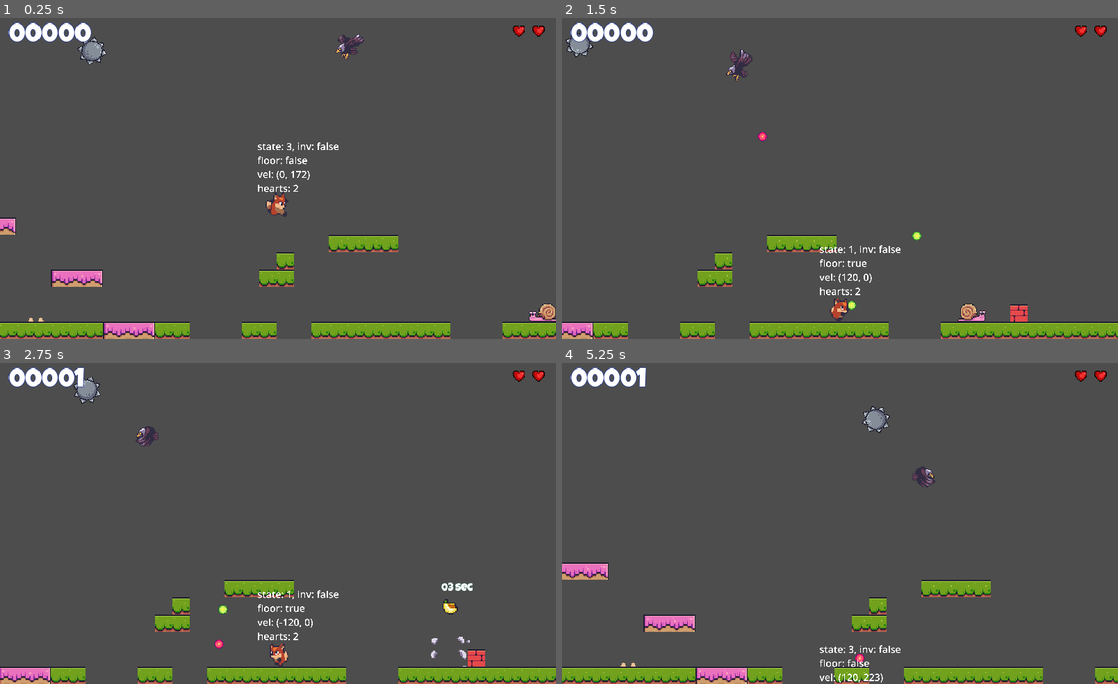
Above: before the commit, frames 1-4 (two rows, left to right).
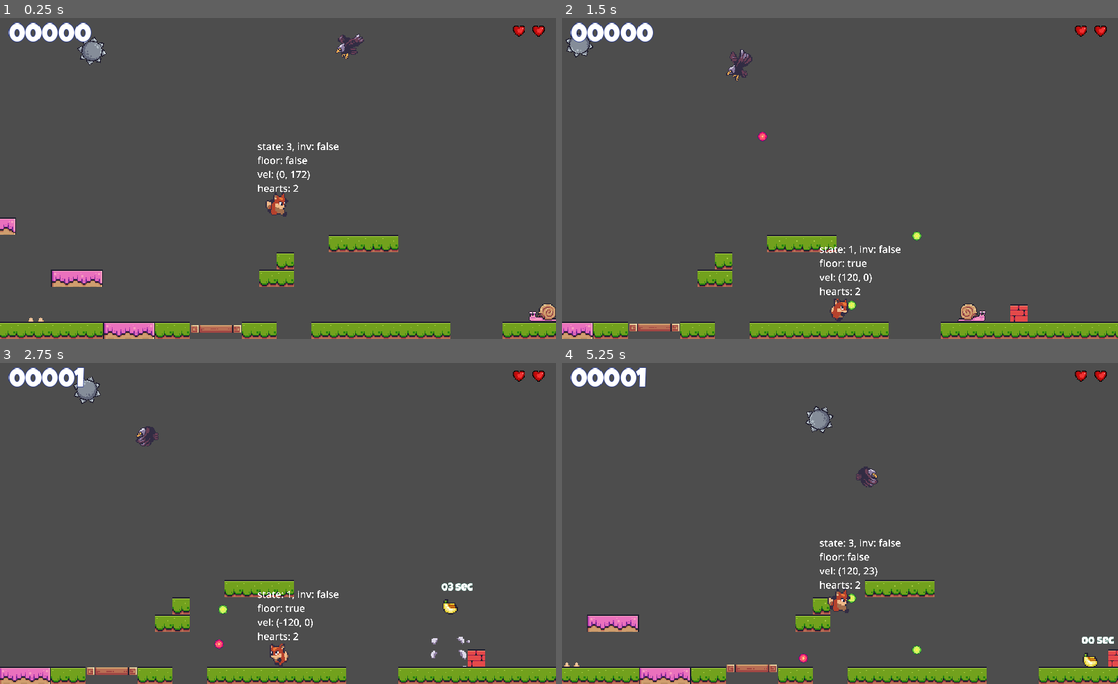
Above: after the commit, the same moments.

Repository: justknick/FoxyAntics
Game: Godot game, scene res://scenes/level_base/level_base.tscn
Same seed, same stepped clock (60 frames per second), same inputs: the game is played once before the commit and once after it.
Inputs:
- Up to frame 1 (0.25 s): no input
- Up to frame 2 (1.5 s): hold D (right) from 0.53 s (still down); tap Ctrl (shoot) at 0.6, 1.35 s; tap Space (jump) at 0.77 s
- Up to frame 3 (2.75 s): tap Space (jump) at 1.52 s; release D (right) at 2.03 s; hold A (left) from 2.03 s (still down); tap Ctrl (shoot) at 2.1 s
- Up to frame 4 (5.25 s): tap Ctrl (shoot) every 0.75 s from 2.85 to 5.1 s; tap Space (jump) at 3.02, 3.77, 4.52 s; release A (left) at 4.28 s; hold D (right) from 4.28 s (still down)

The runs differ from the first frame. In frame 1, 0.2% of the frame differs, in the area x 34-44%, y 95-99%; in frame 2, 0.2%; in frame 3, 0.2%; in frame 4, 9.4%, in the area x 0-100%, y 13-100%.

Commit message:
Section 164.38 - Moving Platform

Diff:
--- /dev/null
+++ b/scenes/environment/moving_platform.gd
@@ -0,0 +1,38 @@
+extends AnimatableBody2D
+
+@export var platform_destination: Marker2D
+@export var speed: float  = 50.0
+
+var _start: Vector2
+var _end: Vector2
+var _time_to_move: float = 0.0
+var _tween: Tween
+
+
+func _ready() -> void:
+	calculate_variables()
+	set_platform_motion()
+
+
+func calculate_variables() -> void:
+	_start = global_position
+	_end = platform_destination.global_position
+
+	var distance: float = _start.distance_squared_to(_end)
+	#print("distance, ", distance)
+	_time_to_move = distance / speed
+	#print("time to move ", _time_to_move)
+
+
+func set_platform_motion() -> void:
+	_tween = get_tree().create_tween()
+	_tween.set_loops()
+
+	_tween.tween_property(self, "global_position", _end, _time_to_move)
+	_tween.tween_property(self, "global_position", _start, _time_to_move)
+
+
+func _exit_tree() -> void:
+	# override the exit tree, which is invoked when scene is removed from stree
+	if _tween:
+		_tween.kill()
--- /dev/null
+++ b/scenes/environment/moving_platform.tscn
@@ -0,0 +1,20 @@
+[gd_scene load_steps=4 format=3 uid="uid://c3qe281o7dqxq"]
+
+[ext_resource type="Texture2D" uid="uid://brqcnnw7lwj4p" path="res://assets/tiles/Terrain (16x16).png" id="1_d52pe"]
+[ext_resource type="Script" path="res://scenes/environment/moving_platform.gd" id="1_mmtvt"]
+
+[sub_resource type="RectangleShape2D" id="RectangleShape2D_sgyk3"]
+size = Vector2(46, 6)
+
+[node name="MovingPlatform" type="AnimatableBody2D" node_paths=PackedStringArray("platform_destination")]
+script = ExtResource("1_mmtvt")
+platform_destination = NodePath("")
+
+[node name="Sprite2D" type="Sprite2D" parent="."]
+texture = ExtResource("1_d52pe")
+region_enabled = true
+region_rect = Rect2(1, 65, 46, 7)
+
+[node name="CollisionShape2D" type="CollisionShape2D" parent="."]
+shape = SubResource("RectangleShape2D_sgyk3")
+one_way_collision = true
--- a/scenes/level_base/level_base.tscn
+++ b/scenes/level_base/level_base.tscn
@@ -10,6 +10,7 @@
 [ext_resource type="PackedScene" uid="uid://b1k3cetxi4gjn" path="res://scenes/game_objects/ball_spike/ball_spike.tscn" id="8_ix11y"]
 [ext_resource type="PackedScene" uid="uid://dqx6pehhiitx" path="res://scenes/game_objects/floor_spike/floor_spike.tscn" id="9_e7fne"]
 [ext_resource type="PackedScene" uid="uid://xx5jadg8lcui" path="res://scenes/ui/hud.tscn" id="10_medti"]
+[ext_resource type="PackedScene" uid="uid://c3qe281o7dqxq" path="res://scenes/environment/moving_platform.tscn" id="11_dg6o5"]
 
 [sub_resource type="Curve2D" id="Curve2D_vdb3g"]
 _data = {
@@ -63,3 +64,19 @@
 [node name="CanvasLayer" type="CanvasLayer" parent="."]
 
 [node name="Hud" parent="CanvasLayer" instance=ExtResource("10_medti")]
+
+[node name="Environment" type="Node2D" parent="."]
+
+[node name="MovingPlatform" parent="Environment" node_paths=PackedStringArray("platform_destination") instance=ExtResource("11_dg6o5")]
+position = Vector2(232, -9)
+platform_destination = NodePath("../p1")
+
+[node name="MovingPlatform2" parent="Environment" node_paths=PackedStringArray("platform_destination") instance=ExtResource("11_dg6o5")]
+position = Vector2(-235, -75)
+platform_destination = NodePath("../p2")
+
+[node name="p1" type="Marker2D" parent="Environment"]
+position = Vector2(232, -59)
+
+[node name="p2" type="Marker2D" parent="Environment"]
+position = Vector2(-135, -75)
--- a/scenes/ui/hud.gd
+++ b/scenes/ui/hud.gd
@@ -10,12 +10,12 @@
 
 
 func _ready() -> void:
+	on_score_update(ScoreManager.get_score())
 	_hearts = heart_h_box.get_children()
 	SignalManager.on_player_hit.connect(update_hearts_display)
 	SignalManager.on_game_started.connect(update_hearts_display)
 	SignalManager.on_game_over.connect(on_game_over)
 	SignalManager.on_score_update.connect(on_score_update)
-	on_score_update(ScoreManager.get_score())
 
 
 func game_over_controls() -> void:
Not shown: 1 places in scenes/level_base/level_base.tscn that only renumber resources
